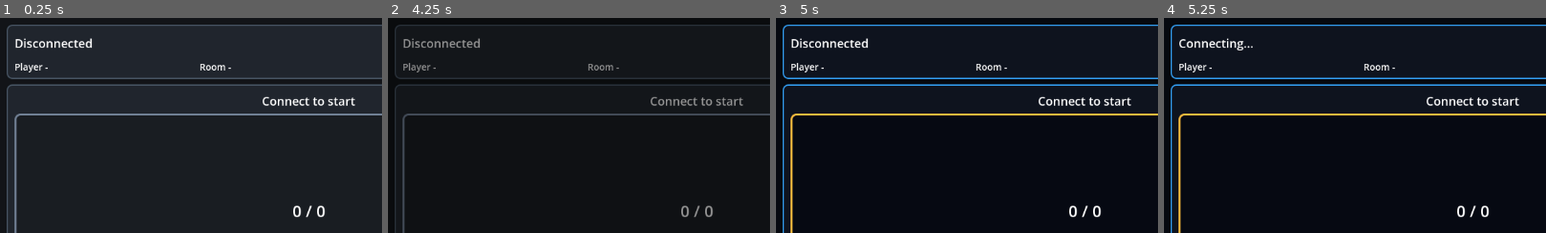
Above: before the commit, frames 1-4 (left to right).
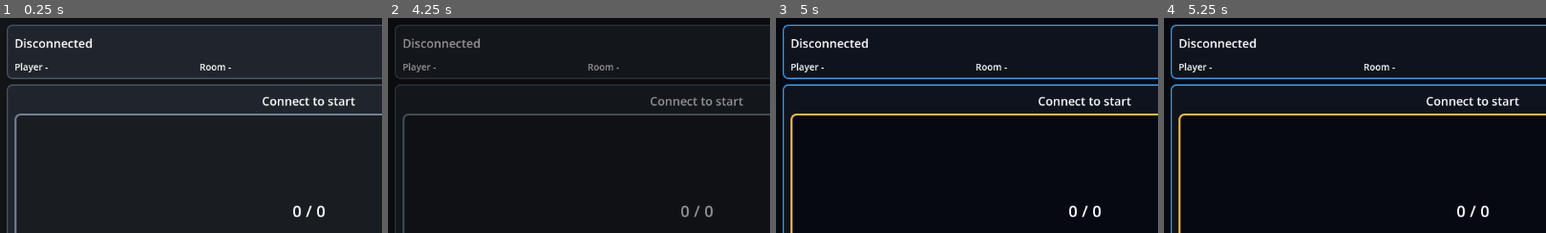
Above: after the commit, the same moments.

Repository: trake25/Corp-Tower
Game: Godot game, scene res://Cor/Scenes/Main.tscn
Same seed, same stepped clock (60 frames per second), same inputs: the game is played once before the commit and once after it.
Inputs:
- Up to frame 1 (0.25 s): no input
- Up to frame 2 (4.25 s): click "Skin" at 0.5 s; click "Figma_SkinV1" at 1.25 s; click "Skin" at 2 s; click "DefaultSkin" at 2.75 s; click "Skin" at 3.5 s
- Up to frame 3 (5 s): click "Figma_SkinV1" at 4.25 s
- Up to frame 4 (5.25 s): click "Connect" at 5 s
The pictures show only the part of the screen within x 0-50%, y 0-50%; the shares and areas given below are measured in that part.

Frames 1-3 are identical in both runs. In frame 4, 0.6% of the frame differs, in the area x 4-25%, y 9-16%.

Commit message:
Infra Update - self-healing DNS and WSS
Implement
- WSS
- self-healing DNS and manual DNS update
- Replacing nginx with Caddy

Diff:
--- a/src/Client/App/corp-tower/Sys/NetMan/NetworkManager.gd
+++ b/src/Client/App/corp-tower/Sys/NetMan/NetworkManager.gd
@@ -16,6 +16,7 @@
 const RECONNECT_TOKEN_FILE := "user://corp_tower_reconnect_token.save"
 const AUTO_RECONNECT_DELAY_SECONDS := 1.0
 const AUTO_RECONNECT_MAX_ATTEMPTS := 8
+const SERVER_URL := "wss://corp-tower.duckdns.org"
 
 signal status_changed(text)
 signal room_joined(data)
@@ -25,7 +26,7 @@
 signal debug_config_updated(config)
 
 func connect_server(is_auto_reconnect := false):
-	var url = "ws://54.254.93.194:3000"
+	var url = SERVER_URL
 
 	if is_auto_reconnect:
 		status_changed.emit("Reconnecting...")
Not shown, changed: .github/workflows/Server-Staging-Deploy.yml
Not shown, changed: .github/workflows/Staging-Runtime-Cleanup.yml
Not shown, changed: Changelog.md
Not shown, changed: Summary.md
Not shown, changed: docs/Corp_Tower_TDD.md
Not shown, changed: docs/components/Godot Client App.md
Not shown, changed: docs/components/K3s Manual Learning Plan.md
Not shown, changed: docs/components/NetworkManager.md
Not shown, changed: docs/components/Server Docker Image.md
Not shown, changed: docs/components/Server Staging Deploy Workflow.md
Not shown, changed: docs/components/Staging Deploy Guide.md
Not shown, changed: docs/components/Staging Runtime Cleanup Workflow.md
(and 12 more such lines)
